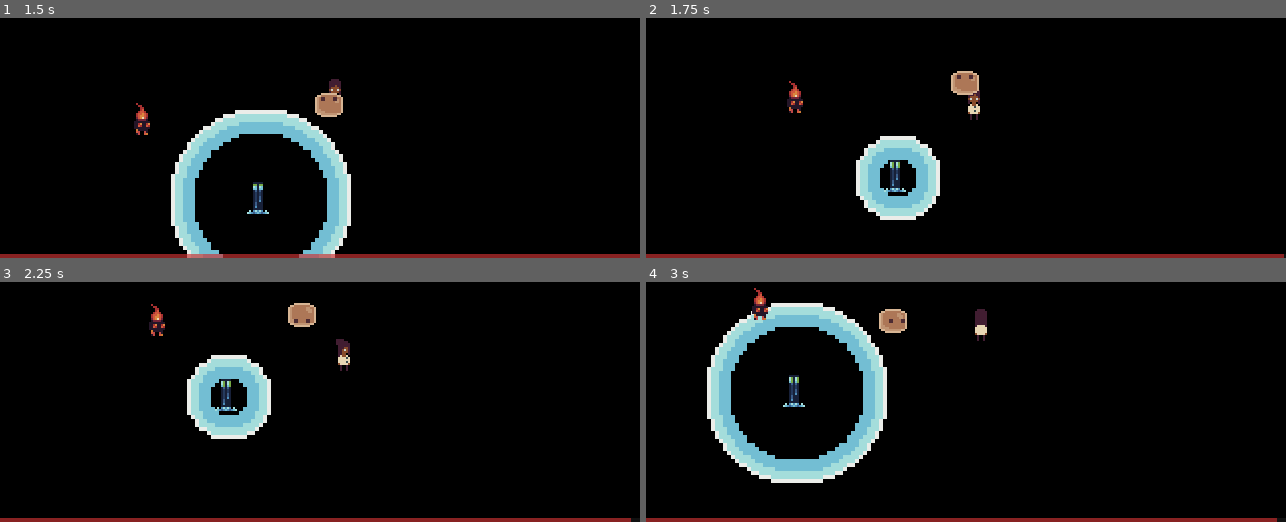
Above: before the commit, frames 1-4 (two rows, left to right).
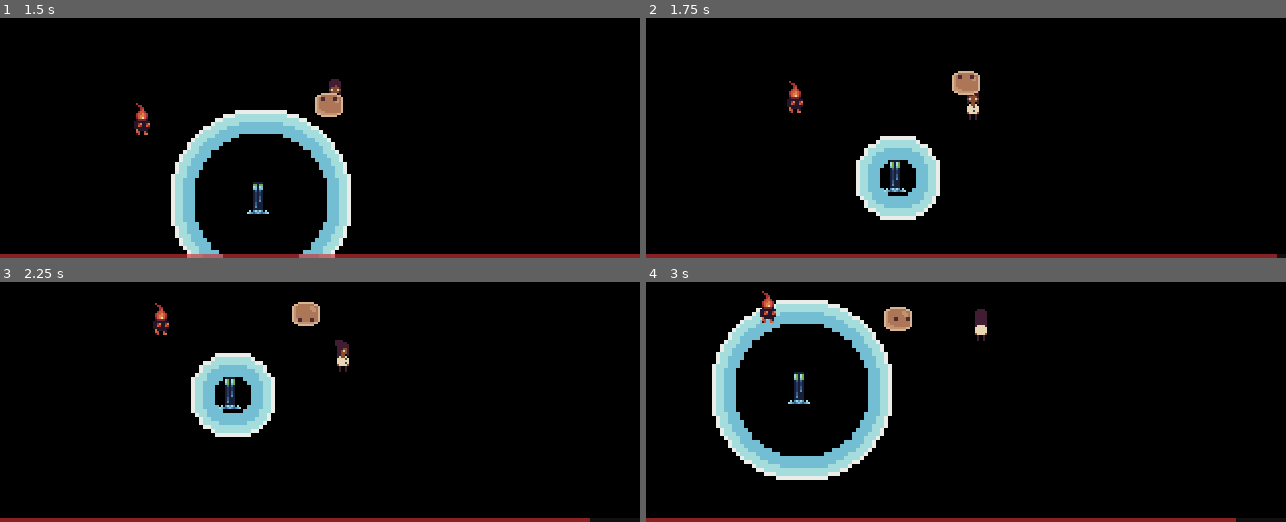
Above: after the commit, the same moments.

Repository: Ieida/godot-tooling-jam-n3
Game: Godot game, scene res://levels/prototype/prototype.tscn
Same seed, same stepped clock (60 frames per second), same inputs: the game is played once before the commit and once after it.
Inputs:
- Up to frame 1 (1.5 s): hold D (move_right) 0.53-1.28 s; hold S (move_down) from 1.28 s (still down)
- Up to frame 2 (1.75 s): keep holding S (move_down)
- Up to frame 3 (2.25 s): release S (move_down) at 2.03 s; hold D (move_right) from 2.03 s (still down)
- Up to frame 4 (3 s): release D (move_right) at 2.78 s; hold W (move_up) from 2.78 s (still down)

Frame 1 is identical in both runs. In frame 2, 0.2% of the frame differs, in the area x 47-100%, y 22-100%; in frame 3, 2.6%; in frame 4, 5.9%, in the area x 9-99%, y 2-100%.

Commit message:
general improvements

Diff:
--- /dev/null
+++ b/elements/water.gd
@@ -0,0 +1 @@
+class_name Water extends Element
--- a/nodes/elemental_essence/elemental_essence.tscn
+++ b/nodes/elemental_essence/elemental_essence.tscn
@@ -1,13 +1,12 @@
-[gd_scene load_steps=5 format=3 uid="uid://bitr8q1nfyxys"]
+[gd_scene load_steps=4 format=3 uid="uid://bitr8q1nfyxys"]
 
 [ext_resource type="Script" path="res://nodes/elemental_essence/elemental_essence.gd" id="1_gkjgv"]
-[ext_resource type="Script" path="res://elements/fire.gd" id="2_il8r5"]
-
-[sub_resource type="Resource" id="Resource_1ovfk"]
-script = ExtResource("2_il8r5")
 
 [sub_resource type="CircleShape2D" id="CircleShape2D_bj06v"]
 radius = 1.0
+
+[sub_resource type="QuadMesh" id="QuadMesh_7hsva"]
+size = Vector2(2, 2)
 
 [node name="ElementalEssence" type="Area2D"]
 z_index = -2
@@ -15,7 +14,9 @@
 collision_mask = 0
 monitoring = false
 script = ExtResource("1_gkjgv")
-element = SubResource("Resource_1ovfk")
 
 [node name="CollisionShape2D" type="CollisionShape2D" parent="."]
 shape = SubResource("CircleShape2D_bj06v")
+
+[node name="Model" type="MeshInstance2D" parent="."]
+mesh = SubResource("QuadMesh_7hsva")
--- a/nodes/elemental_essence/fire/fire.gd
+++ b/nodes/elemental_essence/fire/fire.gd
@@ -5,6 +5,6 @@
 	super(to, force)
 	var d = global_position.direction_to(to)
 	var v = d * force
-	var rd = Vector2.RIGHT.rotated(randf() * 360.0)
+	var rd = d.rotated(randf() * 360.0)
 	v += rd
 	global_position += v
--- a/nodes/elemental_essence/fire/fire.tscn
+++ b/nodes/elemental_essence/fire/fire.tscn
@@ -1,14 +1,15 @@
-[gd_scene load_steps=4 format=3 uid="uid://cgaa40g5drxj0"]
+[gd_scene load_steps=5 format=3 uid="uid://cgaa40g5drxj0"]
 
 [ext_resource type="PackedScene" uid="uid://bitr8q1nfyxys" path="res://nodes/elemental_essence/elemental_essence.tscn" id="1_r4uud"]
 [ext_resource type="Script" path="res://nodes/elemental_essence/fire/fire.gd" id="2_e876r"]
+[ext_resource type="Script" path="res://elements/fire.gd" id="3_6s1mr"]
 
-[sub_resource type="QuadMesh" id="QuadMesh_nw3xi"]
-size = Vector2(2, 2)
+[sub_resource type="Resource" id="Resource_3fugi"]
+script = ExtResource("3_6s1mr")
 
 [node name="Fire" instance=ExtResource("1_r4uud")]
 script = ExtResource("2_e876r")
+element = SubResource("Resource_3fugi")
 
-[node name="Model" type="MeshInstance2D" parent="." index="1"]
-modulate = Color(1, 0.45, 0, 1)
-mesh = SubResource("QuadMesh_nw3xi")
+[node name="Model" parent="." index="1"]
+modulate = Color(1, 0.45098, 0, 1)
--- /dev/null
+++ b/nodes/elemental_essence/water/water.gd
@@ -0,0 +1,14 @@
+class_name ElementalEssenceWater extends ElementalEssence
+
+
+@export var amplitude: float = 1.0
+@export var frequency: float = 0.2
+
+
+func attract(to: Vector2, force: float):
+	super(to, force)
+	var d = global_position.direction_to(to)
+	var s = sin(global_position.distance_to(to) * frequency) * amplitude
+	var v = d * force
+	v += d.orthogonal() * s * force
+	global_position += v
--- /dev/null
+++ b/nodes/elemental_essence/water/water.tscn
@@ -0,0 +1,17 @@
+[gd_scene load_steps=5 format=3 uid="uid://d0v2yyoodiqtl"]
+
+[ext_resource type="PackedScene" uid="uid://bitr8q1nfyxys" path="res://nodes/elemental_essence/elemental_essence.tscn" id="1_e8xdx"]
+[ext_resource type="Script" path="res://elements/water.gd" id="2_gmk5g"]
+[ext_resource type="Script" path="res://nodes/elemental_essence/water/water.gd" id="2_nh3x6"]
+
+[sub_resource type="Resource" id="Resource_s3ybi"]
+script = ExtResource("2_gmk5g")
+
+[node name="Water" instance=ExtResource("1_e8xdx")]
+script = ExtResource("2_nh3x6")
+amplitude = 1.0
+frequency = 0.2
+element = SubResource("Resource_s3ybi")
+
+[node name="Model" parent="." index="1"]
+modulate = Color(0.498039, 1, 1, 1)
--- /dev/null
+++ b/nodes/enemies/elemental/elemental_enemy.gd
@@ -0,0 +1,9 @@
+class_name ElementalEnemy extends Enemy
+
+
+@export var essense_spawner: ElementalEssenceSpawner
+
+
+func die():
+	super()
+	essense_spawner.spawn()
--- /dev/null
+++ b/nodes/enemies/elemental/elemental_enemy.tscn
@@ -0,0 +1,25 @@
+[gd_scene load_steps=6 format=3 uid="uid://ckm3iig1b57ef"]
+
+[ext_resource type="PackedScene" uid="uid://12q8dc64pvhb" path="res://nodes/enemies/enemy.tscn" id="1_24mr5"]
+[ext_resource type="Script" path="res://nodes/enemies/elemental/elemental_enemy.gd" id="2_t02ri"]
+[ext_resource type="PackedScene" uid="uid://bxuei80wkaj8r" path="res://nodes/elemental_essence_spawner/elemental_essence_spawner.tscn" id="3_c75oi"]
+
+[sub_resource type="CircleShape2D" id="CircleShape2D_2q4dj"]
+resource_local_to_scene = true
+radius = 8.0
+
+[sub_resource type="CircleShape2D" id="CircleShape2D_avam4"]
+resource_local_to_scene = true
+radius = 8.0
+
+[node name="ElementalEnemy" node_paths=PackedStringArray("essense_spawner") instance=ExtResource("1_24mr5")]
+script = ExtResource("2_t02ri")
+essense_spawner = NodePath("ElementalEssenceSpawner")
+
+[node name="CollisionShape2D" parent="." index="0"]
+shape = SubResource("CircleShape2D_2q4dj")
+
+[node name="CollisionShape2D" parent="Hitbox" index="0"]
+shape = SubResource("CircleShape2D_avam4")
+
+[node name="ElementalEssenceSpawner" parent="." index="3" instance=ExtResource("3_c75oi")]
--- a/nodes/enemies/enemy.gd
+++ b/nodes/enemies/enemy.gd
@@ -2,6 +2,7 @@
 
 
 @export var animated_sprite: AnimatedSprite2D
+@export var hitbox: Hitbox
 @export var player: Player
 @export var speed: float = 16.0
 @export var ideal_distance_from_target: float = 16.0
@@ -12,12 +13,16 @@
 	pass
 
 
+func _on_hitbox_health_reached_zero():
+	die()
+
+
 func _physics_process(_delta):
 	if is_alive and player: chase()
 
 
 func _ready():
-	pass
+	hitbox.health_reached_zero.connect(_on_hitbox_health_reached_zero)
 
 
 func chase():
@@ -34,6 +39,10 @@
 	elif a < -45.0 and a > -135.0: animated_sprite.play(&"face_left")
 
 
+func die():
+	is_alive = false
+
+
 func disable_collision():
 	for ci in get_child_count():
 		var c = get_child(ci)
--- a/nodes/enemies/enemy.tscn
+++ b/nodes/enemies/enemy.tscn
@@ -1,12 +1,27 @@
-[gd_scene load_steps=3 format=3 uid="uid://12q8dc64pvhb"]
+[gd_scene load_steps=5 format=3 uid="uid://12q8dc64pvhb"]
 
 [ext_resource type="Script" path="res://nodes/enemies/enemy.gd" id="1_rax0k"]
+[ext_resource type="PackedScene" uid="uid://fn3iabr7mn1s" path="res://nodes/hitbox/hitbox.tscn" id="3_co7n7"]
 
 [sub_resource type="CircleShape2D" id="CircleShape2D_75w5v"]
+resource_local_to_scene = true
 radius = 8.0
 
-[node name="Enemy" type="CharacterBody2D"]
+[sub_resource type="CircleShape2D" id="CircleShape2D_56o0k"]
+resource_local_to_scene = true
+radius = 8.0
+
+[node name="Enemy" type="CharacterBody2D" node_paths=PackedStringArray("animated_sprite", "hitbox")]
 script = ExtResource("1_rax0k")
+animated_sprite = NodePath("AnimatedSprite2D")
+hitbox = NodePath("Hitbox")
 
 [node name="CollisionShape2D" type="CollisionShape2D" parent="."]
 shape = SubResource("CircleShape2D_75w5v")
+
+[node name="AnimatedSprite2D" type="AnimatedSprite2D" parent="."]
+
+[node name="Hitbox" parent="." instance=ExtResource("3_co7n7")]
+
+[node name="CollisionShape2D" type="CollisionShape2D" parent="Hitbox"]
+shape = SubResource("CircleShape2D_56o0k")
--- a/nodes/enemies/fire_special/fire_special.gd
+++ b/nodes/enemies/fire_special/fire_special.gd
@@ -1 +1 @@
-class_name FireSpecial extends Enemy
+class_name FireSpecial extends ElementalEnemy
--- a/nodes/enemies/fire_special/fire_special.tscn
+++ b/nodes/enemies/fire_special/fire_special.tscn
@@ -6,8 +6,10 @@
 [ext_resource type="PackedScene" uid="uid://bxuei80wkaj8r" path="res://nodes/elemental_essence_spawner/elemental_essence_spawner.tscn" id="4_jie6m"]
 [ext_resource type="PackedScene" uid="uid://xa40ncd5e0sh" path="res://nodes/enemy_attacks/explode/explode.tscn" id="4_lc4yd"]
 [ext_resource type="PackedScene" uid="uid://cgaa40g5drxj0" path="res://nodes/elemental_essence/fire/fire.tscn" id="5_4kaak"]
+[ext_resource type="PackedScene" uid="uid://fn3iabr7mn1s" path="res://nodes/hitbox/hitbox.tscn" id="7_ewuqk"]
 
 [sub_resource type="CircleShape2D" id="CircleShape2D_75w5v"]
+resource_local_to_scene = true
 radius = 8.0
 
 [sub_resource type="CircleShape2D" id="CircleShape2D_yxf5h"]
@@ -139,10 +141,16 @@
 "speed": 1.0
 }]
 
-[node name="FireSpecial" type="CharacterBody2D" node_paths=PackedStringArray("animated_sprite")]
+[sub_resource type="CircleShape2D" id="CircleShape2D_bb7qn"]
+resource_local_to_scene = true
+radius = 8.0
+
+[node name="FireSpecial" type="CharacterBody2D" node_paths=PackedStringArray("essense_spawner", "animated_sprite", "hitbox")]
 collision_layer = 4
 script = ExtResource("2_vg0q8")
+essense_spawner = NodePath("ElementalEssenceSpawner")
 animated_sprite = NodePath("AnimatedSprite2D")
+hitbox = NodePath("Hitbox")
 speed = 32.0
 
 [node name="CollisionShape2D" type="CollisionShape2D" parent="."]
@@ -172,3 +180,8 @@
 initial_velocity_min = 256.0
 initial_velocity_max = 512.0
 damping = 12.0
+
+[node name="Hitbox" parent="." instance=ExtResource("7_ewuqk")]
+
+[node name="CollisionShape2D" type="CollisionShape2D" parent="Hitbox"]
+shape = SubResource("CircleShape2D_bb7qn")
--- a/nodes/enemies/monster/monster.tscn
+++ b/nodes/enemies/monster/monster.tscn
@@ -1,9 +1,11 @@
-[gd_scene load_steps=9 format=3 uid="uid://dvmwt66fefah3"]
+[gd_scene load_steps=11 format=3 uid="uid://dvmwt66fefah3"]
 
 [ext_resource type="Script" path="res://nodes/enemies/monster/monster.gd" id="1_bjhp0"]
 [ext_resource type="Texture2D" uid="uid://dtys331lm0yk0" path="res://assets/textures/characters/basic_enemy1_spritesheet.png" id="2_xyg5b"]
+[ext_resource type="PackedScene" uid="uid://fn3iabr7mn1s" path="res://nodes/hitbox/hitbox.tscn" id="3_la6nq"]
 
 [sub_resource type="CircleShape2D" id="CircleShape2D_75w5v"]
+resource_local_to_scene = true
 radius = 8.0
 
 [sub_resource type="AtlasTexture" id="AtlasTexture_yn7gf"]
@@ -57,10 +59,15 @@
 "speed": 1.0
 }]
 
-[node name="Monster" type="CharacterBody2D" node_paths=PackedStringArray("animated_sprite")]
+[sub_resource type="CircleShape2D" id="CircleShape2D_ygav8"]
+resource_local_to_scene = true
+radius = 8.0
+
+[node name="Monster" type="CharacterBody2D" node_paths=PackedStringArray("animated_sprite", "hitbox")]
 collision_layer = 4
 script = ExtResource("1_bjhp0")
 animated_sprite = NodePath("AnimatedSprite2D")
+hitbox = NodePath("Hitbox")
 
 [node name="CollisionShape2D" type="CollisionShape2D" parent="."]
 shape = SubResource("CircleShape2D_75w5v")
@@ -69,3 +76,8 @@
 texture_filter = 1
 sprite_frames = SubResource("SpriteFrames_obumt")
 animation = &"face_up"
+
+[node name="Hitbox" parent="." instance=ExtResource("3_la6nq")]
+
+[node name="CollisionShape2D" type="CollisionShape2D" parent="Hitbox"]
+shape = SubResource("CircleShape2D_ygav8")
--- a/nodes/enemies/water_special/water_special.gd
+++ b/nodes/enemies/water_special/water_special.gd
@@ -1 +1 @@
-class_name WaterSpecial extends Enemy
+class_name WaterSpecial extends ElementalEnemy
--- a/nodes/enemies/water_special/water_special.tscn
+++ b/nodes/enemies/water_special/water_special.tscn
@@ -1,11 +1,15 @@
-[gd_scene load_steps=26 format=3 uid="uid://bbvinl2b6a65k"]
+[gd_scene load_steps=30 format=3 uid="uid://bbvinl2b6a65k"]
 
 [ext_resource type="Texture2D" uid="uid://dn2217njeew7g" path="res://assets/textures/characters/water_enemy_splash_animation2.png" id="2_2bt6l"]
 [ext_resource type="Script" path="res://nodes/enemies/water_special/water_special.gd" id="2_im105"]
 [ext_resource type="Texture2D" uid="uid://tlcc41ffw5jx" path="res://assets/textures/characters/special_enemy_water_spritesheet.png" id="3_ltf5p"]
 [ext_resource type="PackedScene" uid="uid://1ufl31te2ir6" path="res://nodes/enemy_attacks/ripple/ripple.tscn" id="3_sfxow"]
+[ext_resource type="PackedScene" uid="uid://bxuei80wkaj8r" path="res://nodes/elemental_essence_spawner/elemental_essence_spawner.tscn" id="5_e31wn"]
+[ext_resource type="PackedScene" uid="uid://d0v2yyoodiqtl" path="res://nodes/elemental_essence/water/water.tscn" id="6_8u0k1"]
+[ext_resource type="PackedScene" uid="uid://fn3iabr7mn1s" path="res://nodes/hitbox/hitbox.tscn" id="7_2i8t8"]
 
 [sub_resource type="CircleShape2D" id="CircleShape2D_75w5v"]
+resource_local_to_scene = true
 radius = 8.0
 
 [sub_resource type="CircleShape2D" id="CircleShape2D_uh6f2"]
@@ -158,11 +162,16 @@
 "speed": 1.0
 }]
 
-[node name="WaterSpecial" type="CharacterBody2D" node_paths=PackedStringArray("animated_sprite")]
+[sub_resource type="CircleShape2D" id="CircleShape2D_avq16"]
+resource_local_to_scene = true
+
+[node name="WaterSpecial" type="CharacterBody2D" node_paths=PackedStringArray("essense_spawner", "animated_sprite", "hitbox")]
 z_index = -1
 collision_layer = 8
 script = ExtResource("2_im105")
+essense_spawner = NodePath("ElementalEssenceSpawner")
 animated_sprite = NodePath("AnimatedSprite2D")
+hitbox = NodePath("Hitbox")
 speed = 0.0
 
 [node name="CollisionShape2D" type="CollisionShape2D" parent="."]
@@ -196,3 +205,15 @@
 
 [node name="Ripple" parent="." node_paths=PackedStringArray("area") instance=ExtResource("3_sfxow")]
 area = NodePath("../RippleArea")
+
+[node name="ElementalEssenceSpawner" parent="." instance=ExtResource("5_e31wn")]
+essence_scene = ExtResource("6_8u0k1")
+amount = 8
+initial_velocity_min = 256.0
+initial_velocity_max = 512.0
+damping = 12.0
+
+[node name="Hitbox" parent="." instance=ExtResource("7_2i8t8")]
+
+[node name="CollisionShape2D" type="CollisionShape2D" parent="Hitbox"]
+shape = SubResource("CircleShape2D_avq16")
--- a/nodes/enemy_attacks/ripple/ripple.gd
+++ b/nodes/enemy_attacks/ripple/ripple.gd
@@ -19,10 +19,10 @@
 	var dst = area.global_position.distance_to(body.global_position)
 	var st = (sin(time * frequency) + 1.0) * amplitude * 0.5
 	var sd = (sin(dst * frequency) + 1.0) * amplitude * 0.5
-	var t = max(st * sd, 0.2)
+	var t = clampf(st * sd, 0.1, amplitude * 0.9)
 	var p = dst / 64.0
 	var f = (1.0 - p) * t * force
 	body.velocity = d * f
 	body.move_and_slide()
 
-	if t >= amplitude - 0.1 and body.has_method(&"damage"): body.damage(damage * delta)
+	if body.has_method(&"damage"): body.damage(t * damage * delta)
Not shown: 1 places in nodes/enemies/fire_special/fire_special.tscn that only renumber resources
